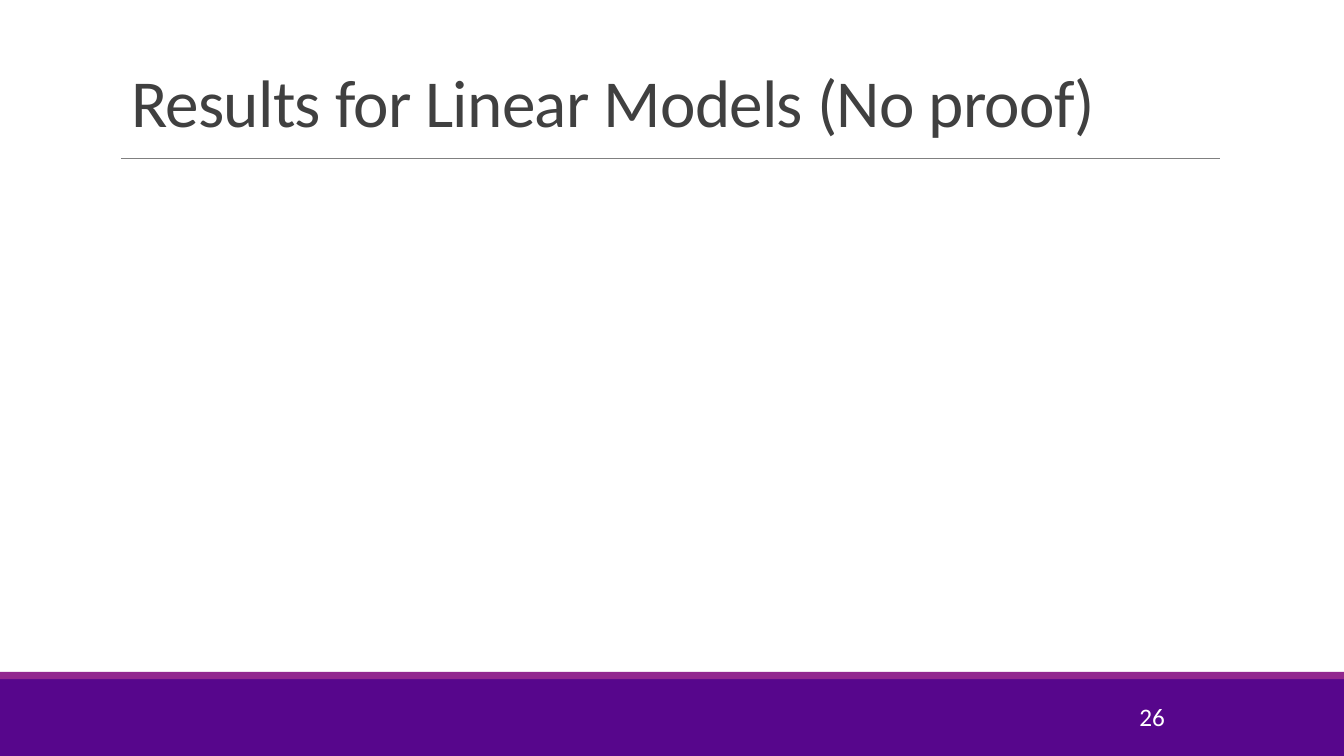
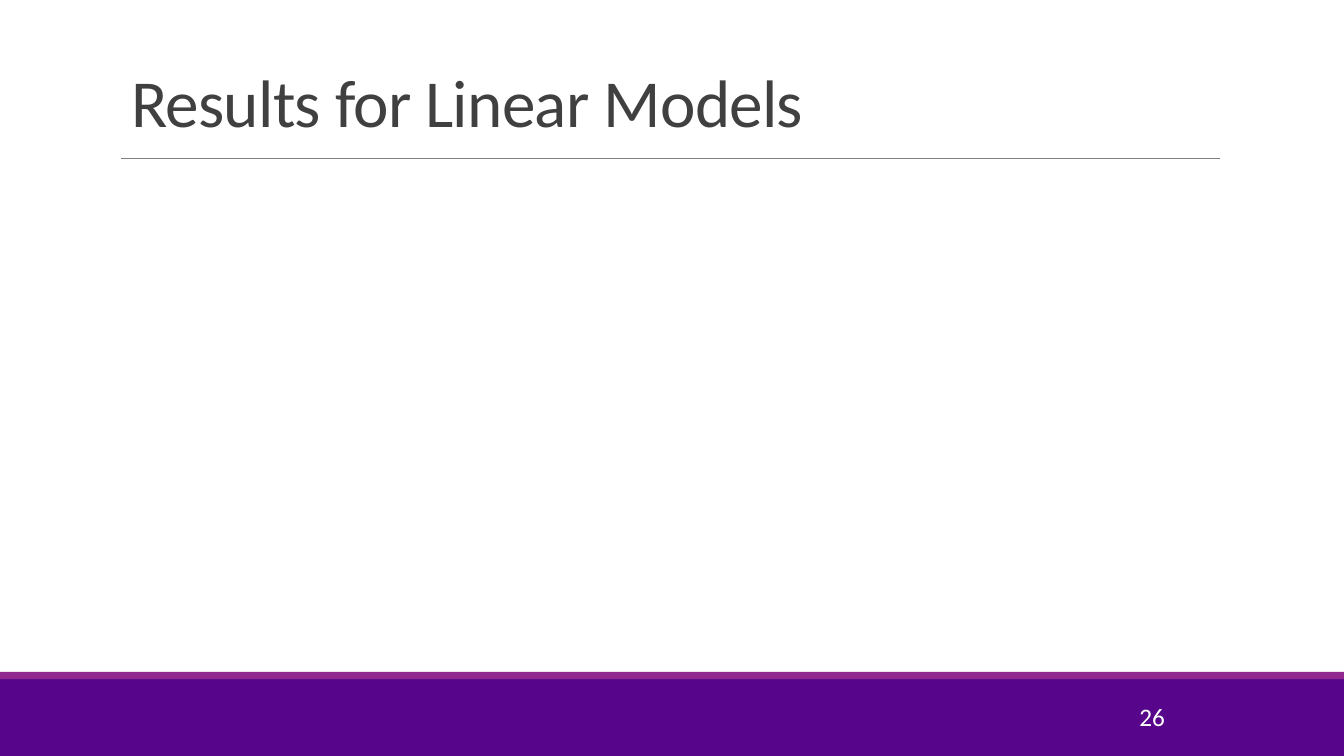
Before and after one commit to joshzzl/introml, a slide deck: slide 26 of lectures/Lect04_ModelSelection.pptx. Drawn at 1344x756 pixels with LibreOffice and Linux fonts; fonts in the diff are those of the drawing; grey boxes stand for pictures; background and template pictures are left out. Boxes give left, top, right and bottom in pixels: in the first picture for what was removed or moved away, otherwise in the second. Text is boxed around its words. In the diff, an @@ line names an element or a change of style, - is before the commit and + after.

```diff
--- a/lectures/Lect04_ModelSelection.pptx
+++ b/lectures/Lect04_ModelSelection.pptx
@@ title at (131, 80, 804, 128): text changed @@
-Results for Linear Models (No proof)
+Results for Linear Models
```
Also in this commit, not shown: 9 other slides changed, 6 slides added, 1 slide removed, 1 other file.
